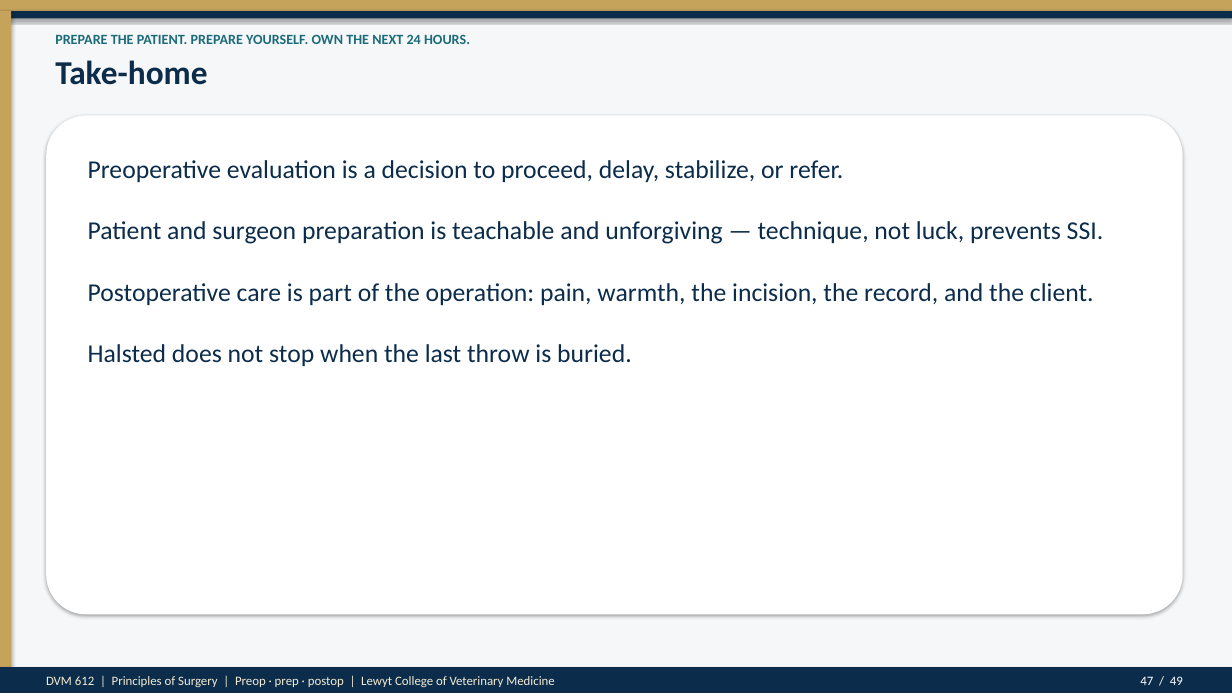
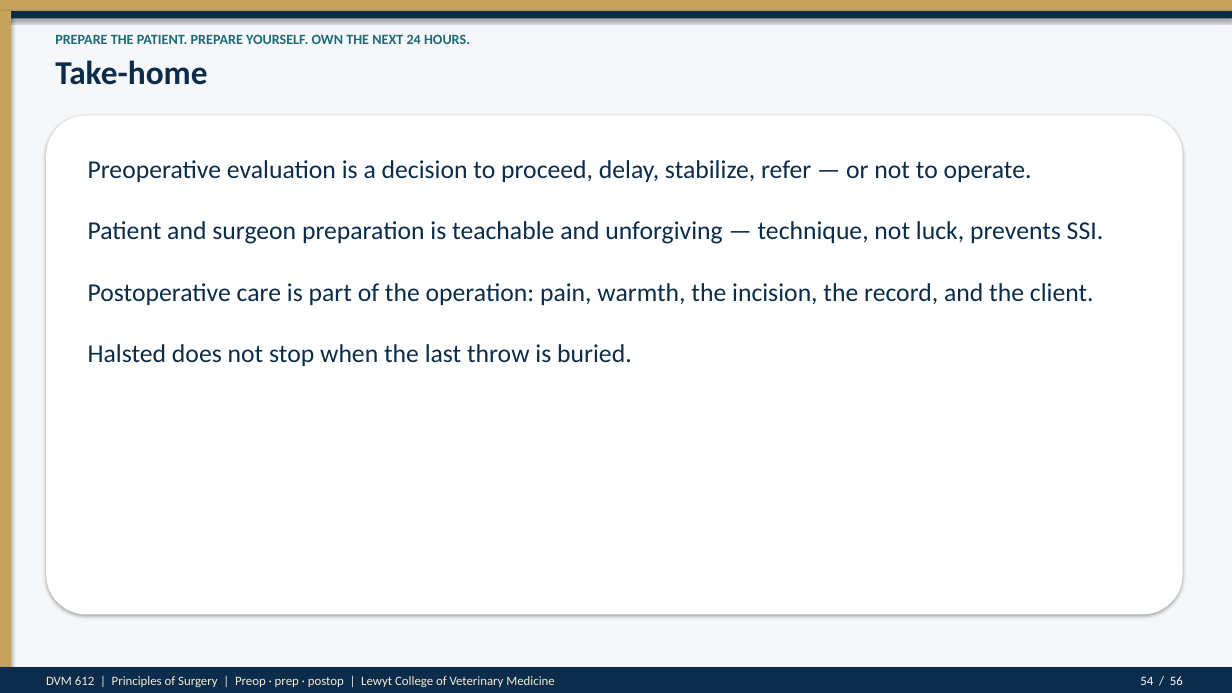
Before and after one commit to drkimvet/happycare, a slide deck: slide 54 of lectures/DVM-612_Week4_Preop_PatientPrep_Postop.pptx (slide 47 before the commit). Drawn at 1232x693 pixels with LibreOffice and Linux fonts; fonts in the diff are those of the drawing. Boxes give left, top, right and bottom in pixels: in the first picture for what was removed or moved away, otherwise in the second. Text is boxed around its words. In the diff, an @@ line names an element or a change of style, - is before the commit and + after.

```diff
--- a/lectures/DVM-612_Week4_Preop_PatientPrep_Postop.pptx
+++ b/lectures/DVM-612_Week4_Preop_PatientPrep_Postop.pptx
@@ text at <box>88,160,1104,366</box>: text changed @@
-Preoperative evaluation is a decision to proceed, delay, stabilize, or refer.
-Patient and surgeon preparation is teachable and unforgiving — technique, not luck, prevents SSI.
-Postoperative care is part of the operation: pain, warmth, the incision, the record, and the client.
-Halsted does not stop when the last throw is buried.
+Preoperative evaluation is a decision to proceed, delay, stabilize, refer — or not to operate.
+Patient and surgeon preparation is teachable and unforgiving — technique, not luck, prevents SSI.
+Postoperative care is part of the operation: pain, warmth, the incision, the record, and the client.
+Halsted does not stop when the last throw is buried.
@@ text at <box>1140,676,1183,685</box>: text changed @@
-47 / 49
+54 / 56
```
Also in this commit, not shown: 47 other slides changed, 8 slides added, 1 slide removed, 16 other files.
